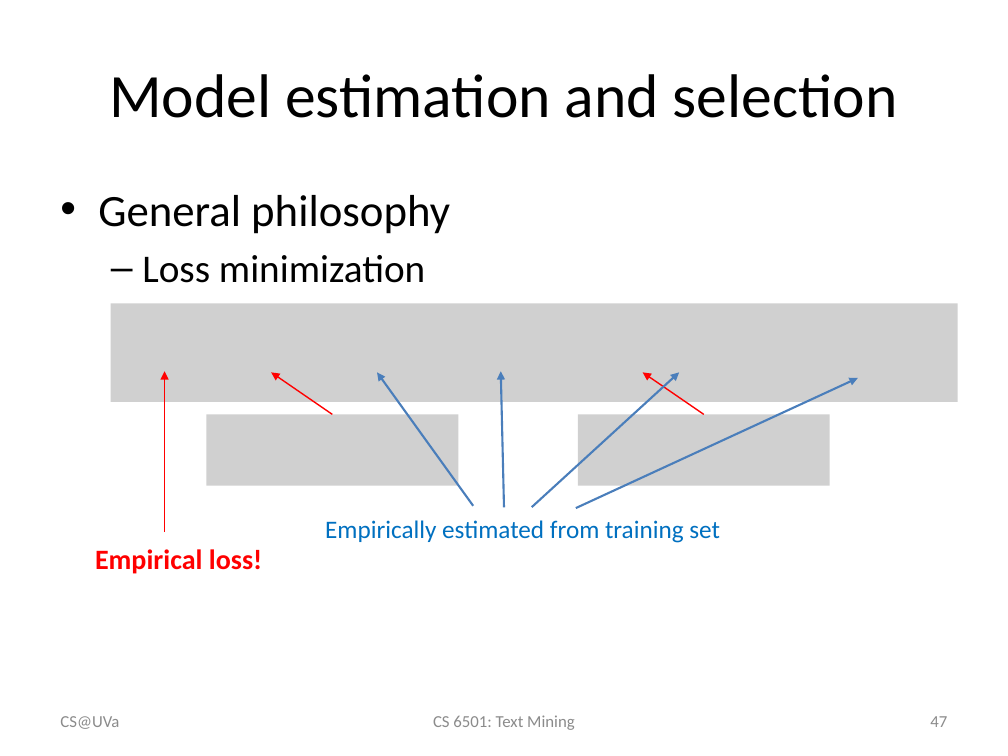
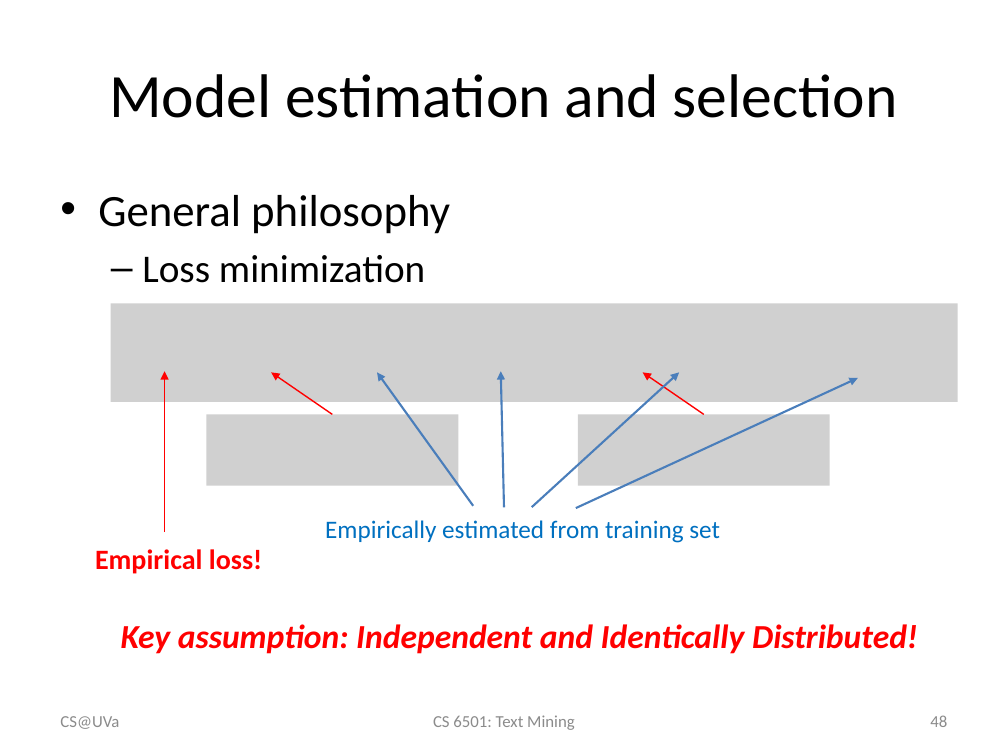
Before and after one commit to wang296/CS6501-Text-Mining, a slide deck: slide 48 of docs/TextCategorization.pptx (slide 47 before the commit). Drawn at 1008x756 pixels with LibreOffice and Linux fonts; fonts in the diff are those of the drawing; grey boxes stand for pictures. Boxes give left, top, right and bottom in pixels: in the first picture for what was removed or moved away, otherwise in the second. Text is boxed around its words. In the diff, an @@ line names an element or a change of style, - is before the commit and + after.

```diff
--- a/docs/TextCategorization.pptx
+++ b/docs/TextCategorization.pptx
@@ text added at box(121, 624, 918, 654), 24 pt, text #FF0000, bold, italic @@
+Key assumption: Independent and Identically Distributed!
@@ page number at box(930, 715, 947, 727): text changed @@
-47
+48
```
Also in this commit, not shown: 3 other slides changed, 1 slide added, 6 other files.
